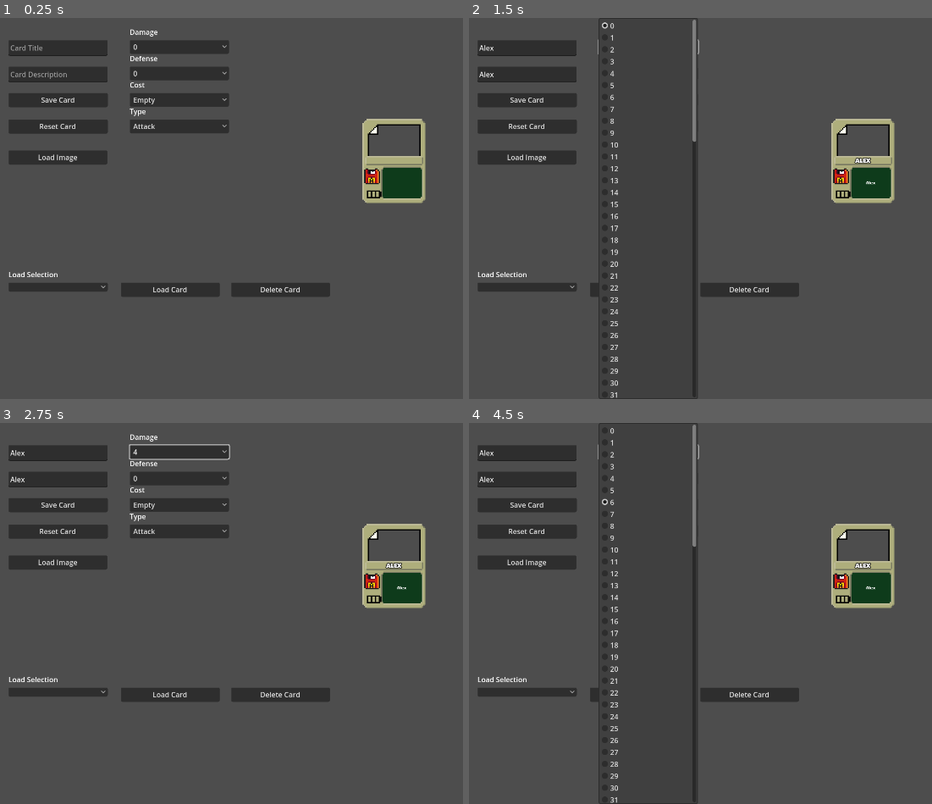
Above: before the commit, frames 1-4 (two rows, left to right).
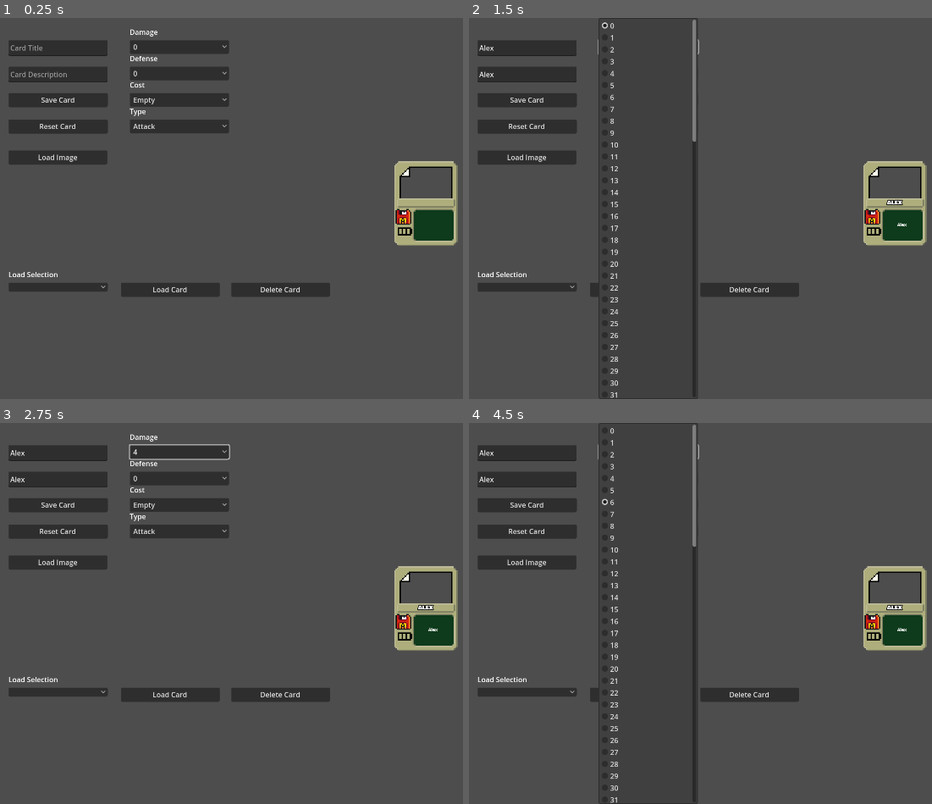
Above: after the commit, the same moments.

Repository: TiuPhersu/Card-RPG
Game: Godot game, scene res://Scene/2d/2dCardCreator.tscn
Two runs of this game, one before a commit and one after it. Both use one fixed random seed, a clock stepped at 60 frames per second and the inputs below. This scene is started directly instead of the project's main scene.
Inputs (mouse positions are in pixels of both pictures, inside the frame that each line leads up to):
- Up to frame 1 (0.25 s): no input
- Up to frame 2 (1.5 s): click (529, 48) at 0.52 s; type "Alex" at 0.6 s; click (529, 75) at 0.75 s; type "Alex" at 0.83 s; click "0" at 1.25 s
- Up to frame 3 (2.75 s): click "0" at 2 s
- Up to frame 4 (4.5 s): click "4" at 2.75 s; click "Empty" at 3.5 s; click "6" at 4.25 s

The runs differ from the first frame. In frame 1, 3.9% of the frame differs, in the area x 78-99%, y 26-60%; in frame 2, 3.9%; in frame 3, 3.9%; in frame 4, 3.9%.
Error in both runs: Attempt to call function 'list_dir_begin' in base 'null instance' on a null instance. (res://Script/Helper/FileHelper.gd:8)

Commit message:
init card action state

Diff:
--- a/Scene/2d/2dCard.tscn
+++ b/Scene/2d/2dCard.tscn
@@ -35,39 +35,18 @@
 
 [node name="CardImage" type="Sprite2D" parent="."]
 material = SubResource("ShaderMaterial_n7q47")
-position = Vector2(0, -46)
+position = Vector2(75, 50)
 scale = Vector2(0.5, 0.5)
 
 [node name="CardBase" type="Sprite2D" parent="."]
 texture_filter = 1
+position = Vector2(72, 96)
 scale = Vector2(3, 3)
 texture = ExtResource("2_wpo8u")
 
-[node name="Description" type="Label" parent="."]
-offset_left = -30.0
-offset_top = 12.0
-offset_right = 66.0
-offset_bottom = 87.0
-text = "Lorem ipsum dolor sit amet, consectetur adipiscing elit, sed do eiusmod tempor incididunt ut labore et dolor."
-label_settings = SubResource("LabelSettings_i1l3u")
-horizontal_alignment = 1
-vertical_alignment = 1
-autowrap_mode = 3
-
-[node name="Title" type="Label" parent="."]
-offset_left = -66.0
-offset_top = -12.0
-offset_right = 66.0
-offset_bottom = 11.0
-text = "Placeholder"
-label_settings = SubResource("LabelSettings_yfelw")
-horizontal_alignment = 1
-vertical_alignment = 1
-uppercase = true
-
 [node name="Floppy-Disk-Icon" type="Sprite2D" parent="."]
 texture_filter = 1
-position = Vector2(-50, 34)
+position = Vector2(21, 126)
 scale = Vector2(3, 3)
 texture = ExtResource("5_usujc")
 region_enabled = true
@@ -76,9 +55,31 @@
 
 [node name="Battery-Icon" type="Sprite2D" parent="."]
 texture_filter = 1
-position = Vector2(-47, 75)
+position = Vector2(23, 159)
 scale = Vector2(3, 3)
 texture = ExtResource("3_jhd51")
 region_enabled = true
 region_rect = Rect2(4, 4, 11, 6)
 script = ExtResource("8_u6xs3")
+
+[node name="Description" type="Label" parent="."]
+offset_left = 41.0
+offset_top = 107.0
+offset_right = 137.0
+offset_bottom = 182.0
+text = "Lorem ipsum dolor sit amet, consectetur adipiscing elit, sed do eiusmod tempor incididunt ut labore et dolor."
+label_settings = SubResource("LabelSettings_i1l3u")
+horizontal_alignment = 1
+vertical_alignment = 1
+autowrap_mode = 3
+
+[node name="Title" type="Label" parent="."]
+offset_left = 6.0
+offset_top = 83.0
+offset_right = 138.0
+offset_bottom = 106.0
+text = "Placeholder"
+label_settings = SubResource("LabelSettings_yfelw")
+horizontal_alignment = 1
+vertical_alignment = 1
+uppercase = true
--- a/Scene/2d/CardCombatInterface.tscn
+++ b/Scene/2d/CardCombatInterface.tscn
@@ -49,6 +49,10 @@
 tile_size = Vector2i(32, 32)
 sources/1 = SubResource("TileSetAtlasSource_quuwp")
 
+[sub_resource type="Curve" id="Curve_51msg"]
+_data = [Vector2(0, 0), 0.0, 1.0, 0, 1, Vector2(1, 1), 1.0, 0.0, 1, 0]
+point_count = 2
+
 [sub_resource type="TileSetAtlasSource" id="TileSetAtlasSource_p5dix"]
 texture = ExtResource("3_ga3lb")
 texture_region_size = Vector2i(32, 32)
@@ -153,6 +157,8 @@
 FLOPPY_DISK_ENUM = 1
 BATTERY_ENUM = 1
 IMAGE = "res://Sprites/CardImage/cat.jpg"
+SPREAD_CURVE = SubResource("Curve_51msg")
+HAND_WIDTH = 700
 CARD = ExtResource("3_x7ie0")
 
 [node name="MenuBar" type="Node2D" parent="."]
--- a/Script/2DCard/2dCard.gd
+++ b/Script/2DCard/2dCard.gd
@@ -28,6 +28,12 @@
 @export var FLOPPY_DISK_ICON: Sprite2D
 @export var BATTERY_ICON: Sprite2D
 
+@onready var STATE: card_enum.CARD_STATE_ENUM
+@onready var START_POS
+@onready var TARGET_POS
+
+var T = 0
+var DRAW_TIME = .5
 
 func set_image_card():
 	if IMAGE_PATH == "":
@@ -43,4 +49,26 @@
 	FLOPPY_DISK_ICON.select_battery(FLOPPY_DISK_ENUM)
 	TITLE_LABEL.set_text(TITLE)
 	DESCRIPTION_LABEL.set_text(DESCRIPTION)
+	STATE = card_enum.CARD_STATE_ENUM.InHand
 	set_image_card()
+
+func _physics_process(delta):
+	match STATE:
+		card_enum.CARD_STATE_ENUM.InHand:
+			pass
+		card_enum.CARD_STATE_ENUM.InPlay:
+			pass
+		card_enum.CARD_STATE_ENUM.InMouse:
+			pass
+		card_enum.CARD_STATE_ENUM.FocusInHand:
+			pass
+		card_enum.CARD_STATE_ENUM.MoveDrawnCardToHand:
+			if T <= 1:
+				position = START_POS.lerp(TARGET_POS, T)
+				T += delta/float(DRAW_TIME)
+			else:
+				position = TARGET_POS
+				STATE = card_enum.CARD_STATE_ENUM.InHand
+				T = 0
+		card_enum.CARD_STATE_ENUM.ReorganizeHand:
+			pass
--- a/Script/2DCard/2dHand.gd
+++ b/Script/2DCard/2dHand.gd
@@ -8,18 +8,16 @@
 @export var BATTERY_ENUM: card_enum.BATTERY_ENUM
 @export var IMAGE: String
 
+@export var SPREAD_CURVE: Curve
+@export var HAND_WIDTH: int
+
 @export var CARD: PackedScene
 
 @onready var FILE_HELPER = file_helper.new()
 
-var CardOffset = Vector2()
-@onready var ViewportSize = Vector2(get_viewport().size)
-@onready var CenterCard = ViewportSize * Vector2(0.5, 1.25)
-@onready var Hor_rad = ViewportSize.x * 0.45
-@onready var Ver_rad = ViewportSize.y * 0.4
+@onready var VIEWPORT_SIZE = Vector2(get_viewport().size)
 
-var angle = 0
-var OvalAngleVector = Vector2()
+var Z_COUNTER = 0
 
 func create_card():
 	var card = CARD.instantiate()
@@ -33,7 +31,7 @@
 	card.scale.y *= CARD_SIZE / card.scale.y
 	add_child(card)
 
-func create_card_from_database(selectedCard):
+func create_card_from_database(selectedCard, startpos):
 	if selectedCard == null:
 		print("NULL")
 		return
@@ -45,11 +43,43 @@
 	card.FLOPPY_DISK_ENUM = cardData.TYPE
 	card.IMAGE_PATH = cardData.IMAGE_PATH
 
-	#card.set_position(get_global_mouse_position())
-	OvalAngleVector = Vector2(Hor_rad * cos(angle), - Ver_rad * sin(angle))
-	var test = (card.get_node("CardBase").texture.get_size() * 3)
-	print(test)
-	card.set_position(CenterCard - test)
 	card.scale.x *= CARD_SIZE / card.scale.x
 	card.scale.y *= CARD_SIZE / card.scale.y
 	add_child(card)
+	spread_hand(startpos)
+
+func spread_hand(startpos):
+	var hand = self
+
+	for card in hand.get_children(false):
+		var handRatio = 0
+		var destination = hand.global_transform
+		var view = VIEWPORT_SIZE / Vector2(5,1.45)
+		destination = view
+
+		if hand.get_child_count(false) > 1:
+			handRatio = float(card.get_index()) / float(hand.get_child_count(false) - 1)
+
+		if hand.get_child_count(false) >= 5:
+			destination.x += SPREAD_CURVE.sample(handRatio) * HAND_WIDTH
+		elif hand.get_child_count(false) >= 4:
+			destination.x += SPREAD_CURVE.sample(handRatio) * HAND_WIDTH/1.333
+		elif hand.get_child_count(false) >= 3:
+			destination.x += SPREAD_CURVE.sample(handRatio) * HAND_WIDTH/2
+		elif hand.get_child_count(false) >= 2:
+			destination.x += SPREAD_CURVE.sample(handRatio) * HAND_WIDTH/4
+
+		# card.set_global_position(destination)
+
+		if  card.get_index() == (hand.get_child_count(false) - 1):
+			card.START_POS = startpos
+		else:
+			card.START_POS = destination
+
+		card.TARGET_POS = destination
+		card.STATE = card_enum.CARD_STATE_ENUM.MoveDrawnCardToHand
+
+		card.z_index = Z_COUNTER
+		Z_COUNTER += 1
+		print(Z_COUNTER)
+	Z_COUNTER = 0
--- a/Script/2DCard/CardInterface.gd
+++ b/Script/2DCard/CardInterface.gd
@@ -6,4 +6,4 @@
 func _input(event):
 	if Input.is_action_just_released("leftclick"):
 		var drawnCard = DECK.draw_card_from_deck()
-		HAND.create_card_from_database(drawnCard)
+		HAND.create_card_from_database(drawnCard, DECK.position)
--- a/Script/Enum/CardEnum.gd
+++ b/Script/Enum/CardEnum.gd
@@ -19,3 +19,12 @@
 	OverchargeMed,
 	OverchargeFull
 }
+
+enum CARD_STATE_ENUM {
+	InHand,
+	InPlay,
+	InMouse,
+	FocusInHand,
+	MoveDrawnCardToHand,
+	ReorganizeHand
+}
Not shown: 1 places in Scene/2d/CardCombatInterface.tscn that only renumber resources
